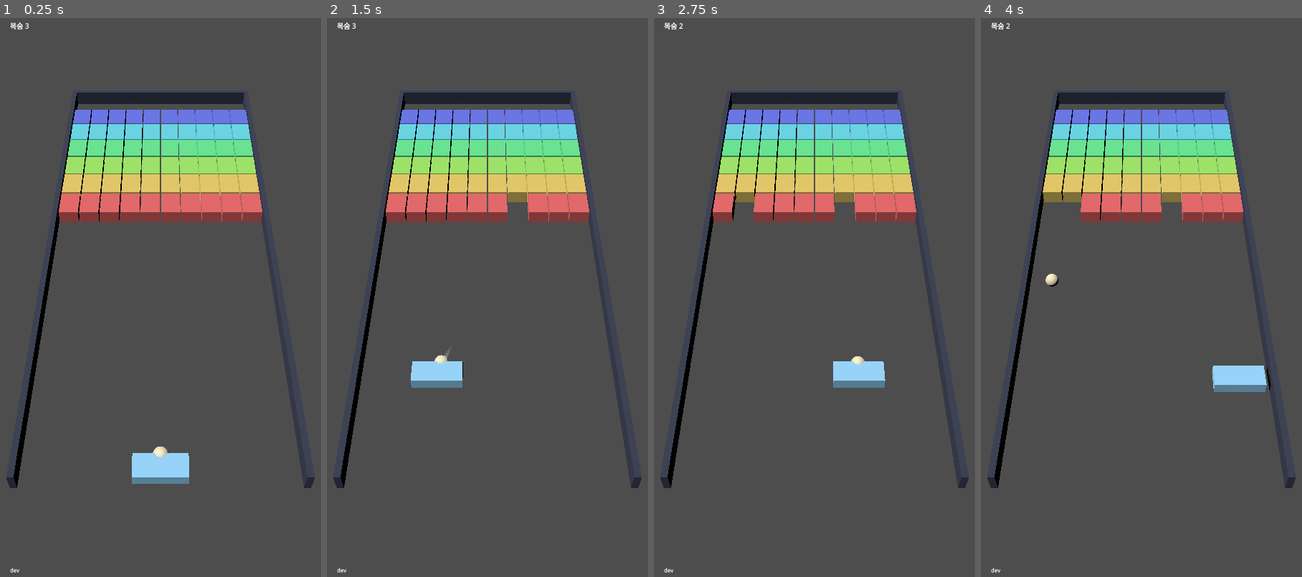
Above: before the commit, frames 1-4 (left to right).
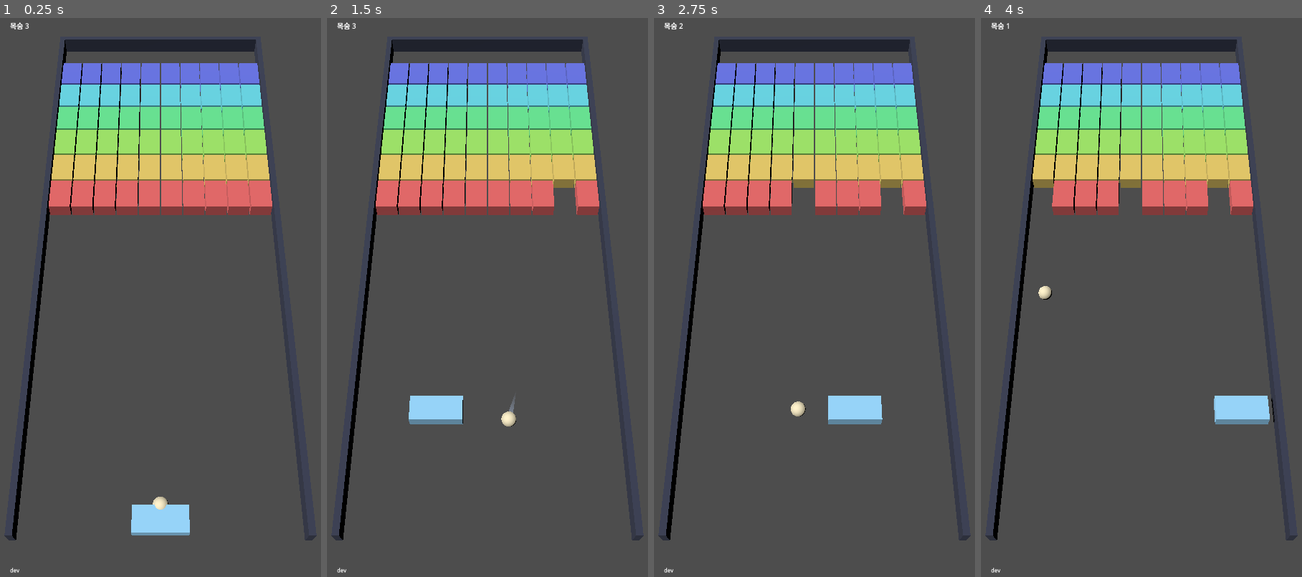
Above: after the commit, the same moments.

Repository: kjw5541a-hash/3DBlockBreaker
Game: Godot game, scene res://scenes/game.tscn
Two runs of this game, one before a commit and one after it. Both use one fixed random seed, a clock stepped at 60 frames per second and the inputs below.
Inputs (mouse positions are in pixels of both pictures, inside the frame that each line leads up to):
- Up to frame 1 (0.25 s): no input
- Up to frame 2 (1.5 s): tap Enter at 0.5 s; move the mouse to (558, 269) at 0.52 s; click (558, 269) at 0.67 s; drag from (423, 325) to (471, 409) at 1.27 s
- Up to frame 3 (2.75 s): move the mouse to (846, 168) at 2.02 s; click (846, 168) at 2.17 s
- Up to frame 4 (4 s): drag from (1125, 409) to (1045, 208) at 2.77 s; move the mouse to (1237, 381) at 3.52 s; click (1237, 381) at 3.67 s

The runs differ from the first frame. In frame 1, 21% of the frame differs, in the area x 1-99%, y 3-94%; in frame 2, 21%; in frame 3, 21%; in frame 4, 21%.

Commit message:
tune: 카메라를 더 위에서 내려다보게
최상단 블럭 줄이 너무 작게 보였다. 판 기울기 25° 자체가 만드는 압축이라
상단/하단 칸 비율(0.71 → 0.73)은 카메라로 거의 못 바꾸지만, 시선을 높이면
판이 화면을 더 채워 절대 크기가 커진다.

cam (0, 9.5, 12) → (0, 13, 9.5), pitch -22.13° → -34.21°, fov 27.5 → 26.5.

결과: 세로 충전율 67% → 85%. 최상단 블럭 한 칸의 세로 크기가 720x1280
기준 33px → 47px (+42%). 최하단은 45px → 60px.

시선과 판 법선이 이루는 각은 42.9° → 30.8°. 여전히 비스듬한 3D 시점이다
(계획서 초안 카메라가 33° 였다). 여기서 더 높이면 판을 정면에서 보게 돼
입체감이 죽는다 — 20° 아래로는 내려가지 않는 것이 좋다.

가로 여유 5.7%. _test_board_fits_in_camera 가 그대로 통과한다.

Co-Authored-By: Claude Opus 5 <noreply@anthropic.com>

Diff:
--- a/scenes/game.tscn
+++ b/scenes/game.tscn
@@ -11,10 +11,10 @@
 script = ExtResource("2")
 
 [node name="Camera3D" type="Camera3D" parent="."]
-position = Vector3(0, 9.5, 12)
-rotation = Vector3(-0.386243, 0, 0)
+position = Vector3(0, 13, 9.5)
+rotation = Vector3(-0.597001, 0, 0)
 keep_aspect = 0
-fov = 27.5
+fov = 26.5
 
 [node name="DirectionalLight3D" type="DirectionalLight3D" parent="."]
 rotation = Vector3(-0.872665, -0.523599, 0)
